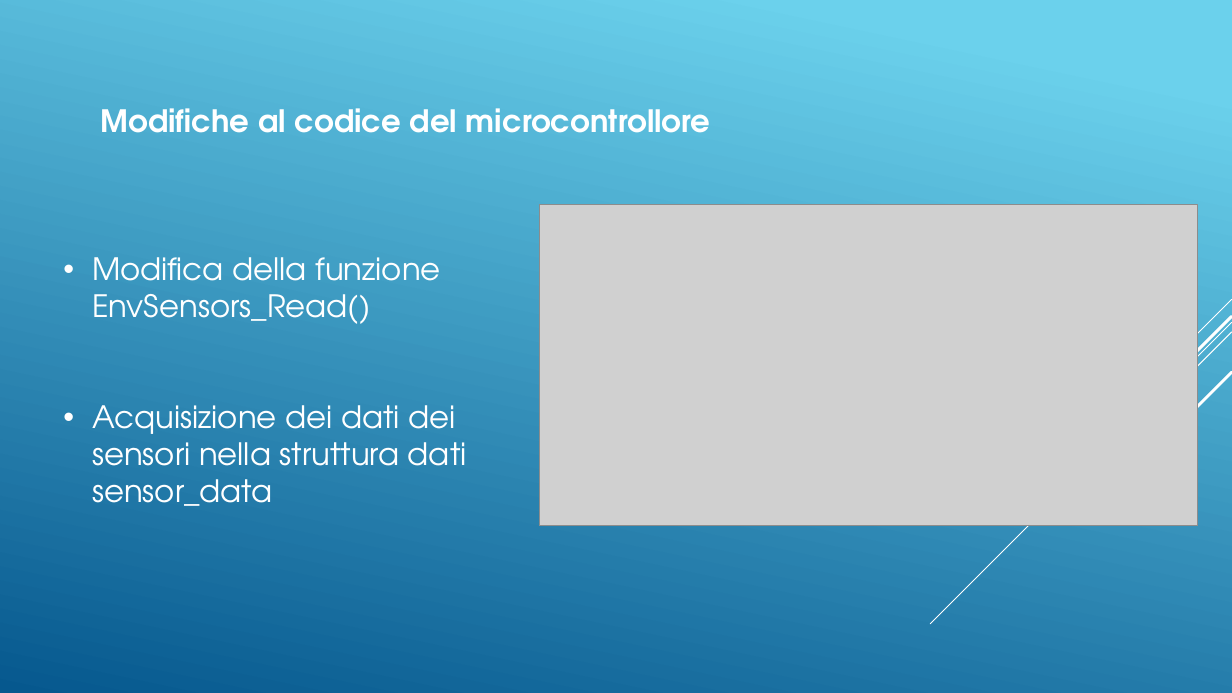
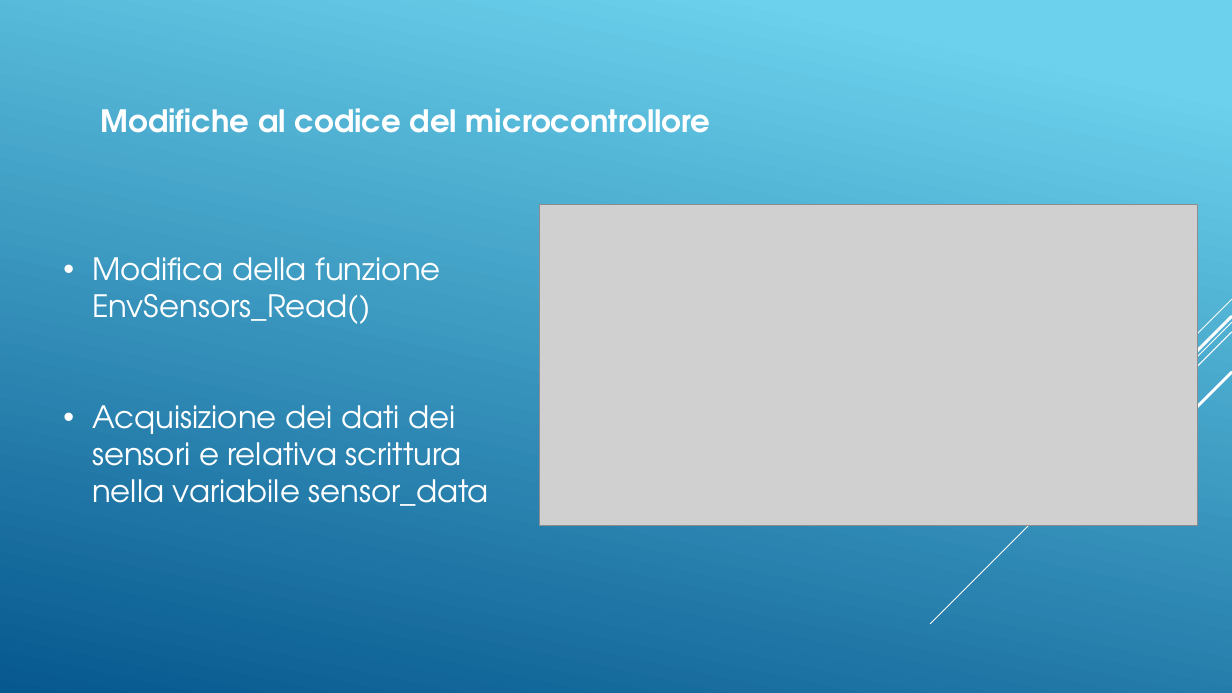
Before and after one commit to DaddaOperator/STM-Micro-Exercises-PLSD-, a slide deck: slide 7 of PresentazioneOfficial.pptx (slide 8 before the commit). Drawn at 1232x693 pixels with LibreOffice and Linux fonts; fonts in the diff are those of the drawing; grey boxes stand for pictures. Boxes give left, top, right and bottom in pixels: in the first picture for what was removed or moved away, otherwise in the second. Text is boxed around its words. In the diff, an @@ line names an element or a change of style, - is before the commit and + after.

```diff
--- a/PresentazioneOfficial.pptx
+++ b/PresentazioneOfficial.pptx
@@ text at [92,405,489,506]: text changed @@
-• Acquisizione dei dati dei sensori nella struttura dati sensor_data
+• Acquisizione dei dati dei sensori e relativa scrittura nella variabile sensor_data
```
Also in this commit, not shown: 3 other slides changed.
